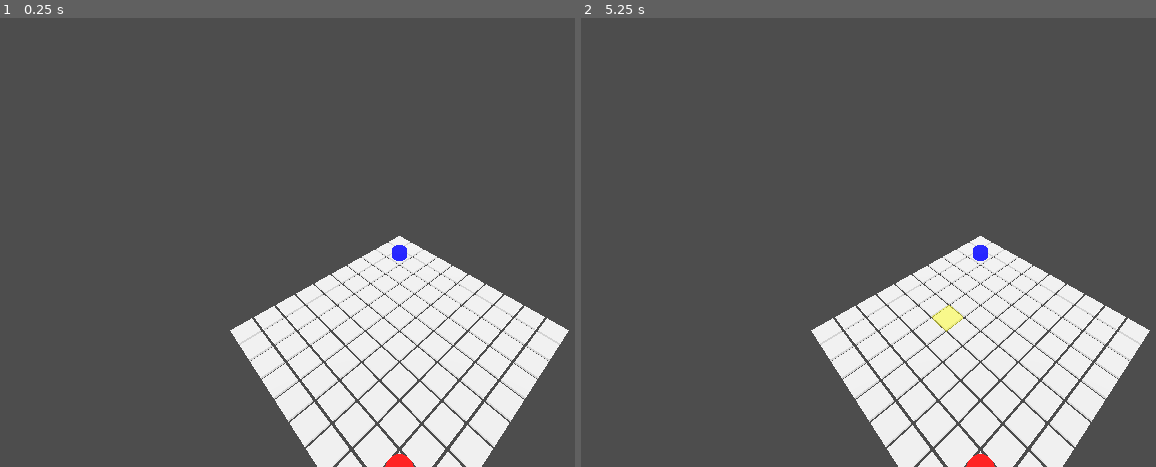
Above: before the commit, frames 1-2 (left to right).
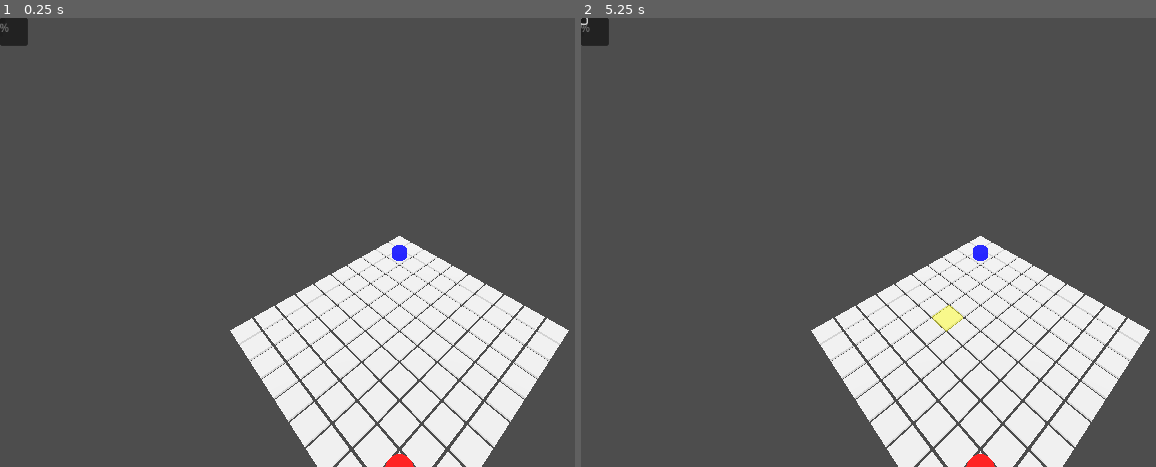
Above: after the commit, the same moments.

Repository: aki-27to/SRPGprogram
Game: Godot game, scene res://scenes/battle/GridTest.tscn
Two runs of this game, one before a commit and one after it. Both use one fixed random seed, a clock stepped at 60 frames per second and the inputs below.
Inputs (mouse positions are in pixels of both pictures, inside the frame that each line leads up to):
- Up to frame 1 (0.25 s): no input
- Up to frame 2 (5.25 s): click (581, 22) at 0.52 s; click (581, 22) at 1.27 s; click (581, 22) at 2.02 s; tap Enter at 2.75, 4.25 s; move the mouse to (outside the picture) at 2.77 s; click (outside the picture) at 2.92 s; tap Space at 3.02, 3.5, 3.77, 5 s; move the mouse to (822, 264) at 3.52 s; click (822, 264) at 3.67 s; move the mouse to (1058, 143) at 4.27 s; click (1058, 143) at 4.42 s; move the mouse to (943, 332) at 5.02 s; click (943, 332) at 5.17 s

The runs differ from the first frame. In frame 1, 0.3% of the frame differs, in the area x 0-5%, y 0-7%; in frame 2, 0.3%.
Error after the commit: Invalid access to property or key 'turn_ended' on a base object of type 'Nil'. (res://scripts/battle/battle_manager.gd:12)

Commit message:
MySeccondCommit

Diff:
--- a/scenes/battle/GridTest.tscn
+++ b/scenes/battle/GridTest.tscn
@@ -1,7 +1,10 @@
-[gd_scene load_steps=3 format=3 uid="uid://dus2f8v06tv1k"]
+[gd_scene load_steps=6 format=3 uid="uid://dus2f8v06tv1k"]
 
 [ext_resource type="Script" path="res://scripts/test/grid_test.gd" id="1_3qegs"]
 [ext_resource type="Script" path="res://scripts/battle/grid_manager.gd" id="1_ysxlc"]
+[ext_resource type="Script" path="res://scripts/battle/battle_manager.gd" id="3_ooewx"]
+[ext_resource type="Script" path="res://scripts/battle/turn_manager.gd" id="4_0wk8t"]
+[ext_resource type="Script" path="res://scripts/battle/battle_ui.gd" id="5_xse36"]
 
 [node name="GridTest" type="Node3D"]
 script = ExtResource("1_3qegs")
@@ -9,6 +12,59 @@
 [node name="GridManager" type="Node3D" parent="."]
 script = ExtResource("1_ysxlc")
 
+[node name="BattleManager" type="Node" parent="."]
+script = ExtResource("3_ooewx")
+
+[node name="TurnManager" type="Node" parent="."]
+script = ExtResource("4_0wk8t")
+
+[node name="BattleUI" type="Control" parent="."]
+layout_mode = 3
+anchors_preset = 0
+offset_right = 40.0
+offset_bottom = 40.0
+script = ExtResource("5_xse36")
+
+[node name="TurnLabel" type="Label" parent="BattleUI"]
+layout_mode = 0
+offset_right = 40.0
+offset_bottom = 23.0
+
+[node name="Label" type="Label" parent="BattleUI"]
+layout_mode = 0
+offset_right = 40.0
+offset_bottom = 23.0
+
+[node name="UnitInfoPanel" type="Panel" parent="BattleUI"]
+layout_mode = 0
+offset_right = 40.0
+offset_bottom = 40.0
+
+[node name="HPBar" type="ProgressBar" parent="BattleUI/UnitInfoPanel"]
+layout_mode = 0
+offset_right = 4.0
+offset_bottom = 27.0
+
+[node name="HPLabel" type="Label" parent="BattleUI/UnitInfoPanel"]
+layout_mode = 0
+offset_right = 40.0
+offset_bottom = 23.0
+
+[node name="ResultPanel" type="Panel" parent="BattleUI"]
+layout_mode = 0
+offset_right = 40.0
+offset_bottom = 40.0
+
+[node name="ResultLabel" type="Label" parent="BattleUI/ResultPanel"]
+layout_mode = 0
+offset_right = 40.0
+offset_bottom = 23.0
+
+[node name="RestartButton" type="Button" parent="BattleUI/ResultPanel"]
+layout_mode = 0
+offset_right = 8.0
+offset_bottom = 8.0
+
 [node name="Camera3D" type="Camera3D" parent="."]
 transform = Transform3D(1, 0, 0, 0, 1, 0, 0, 0, 1, 10, 10, 10)
 
